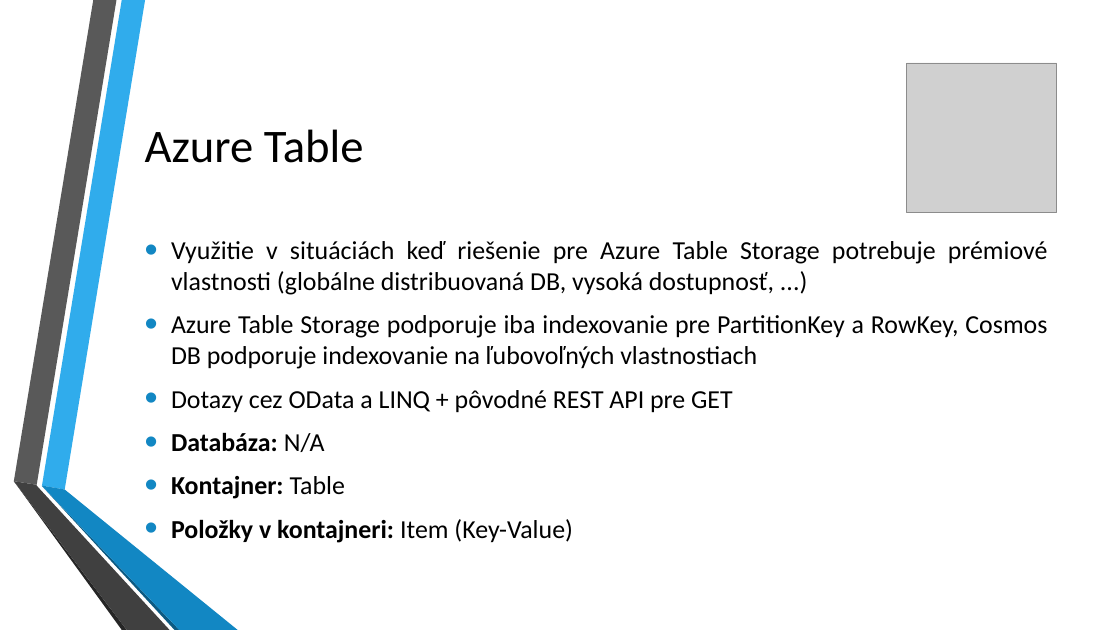
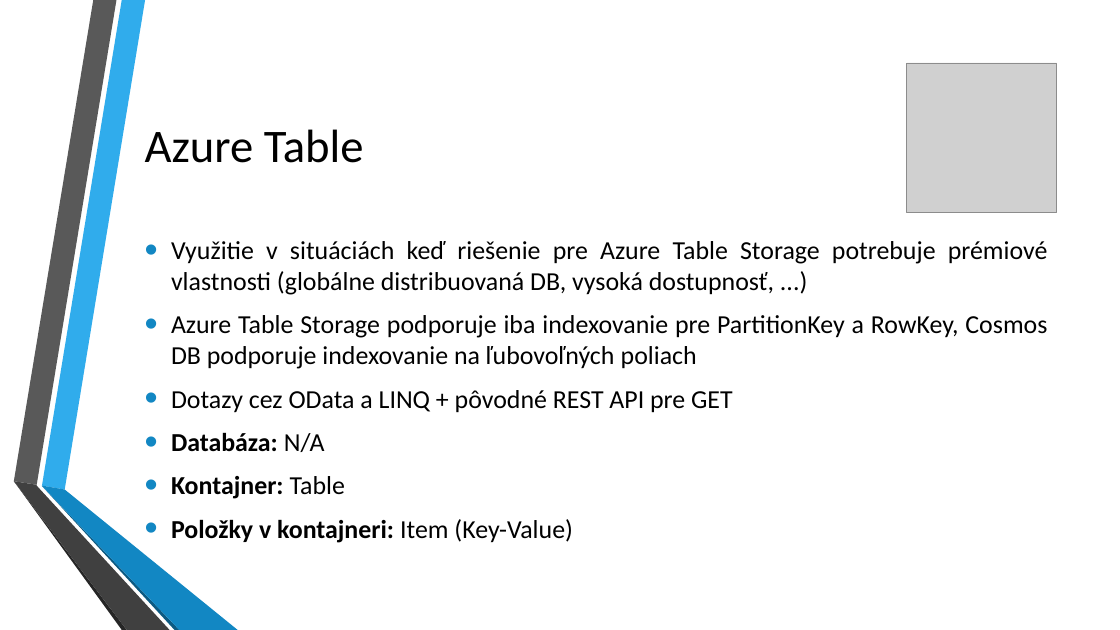
Before and after one commit to kubinko/Azure-Resources-Overview, a slide deck: slide 9 of 02 - Cosmos DB/Cosmos DB.pptx. Drawn at 1120x630 pixels with LibreOffice and Linux fonts; fonts in the diff are those of the drawing; grey boxes stand for pictures; background and template pictures are left out. Boxes give left, top, right and bottom in pixels: in the first picture for what was removed or moved away, otherwise in the second. Text is boxed around its words. In the diff, an @@ line names an element or a change of style, - is before the commit and + after.

Commit message:
Minor changes in slides

```diff
--- a/02 - Cosmos DB/Cosmos DB.pptx
+++ b/02 - Cosmos DB/Cosmos DB.pptx
@@ text at (171, 315, 1047, 369): text changed @@
-• Azure Table Storage podporuje iba indexovanie pre PartitionKey a RowKey, Cosmos DB podporuje indexovanie na ľubovoľných vlastnostiach
+• Azure Table Storage podporuje iba indexovanie pre PartitionKey a RowKey, Cosmos DB podporuje indexovanie na ľubovoľných poliach
```
